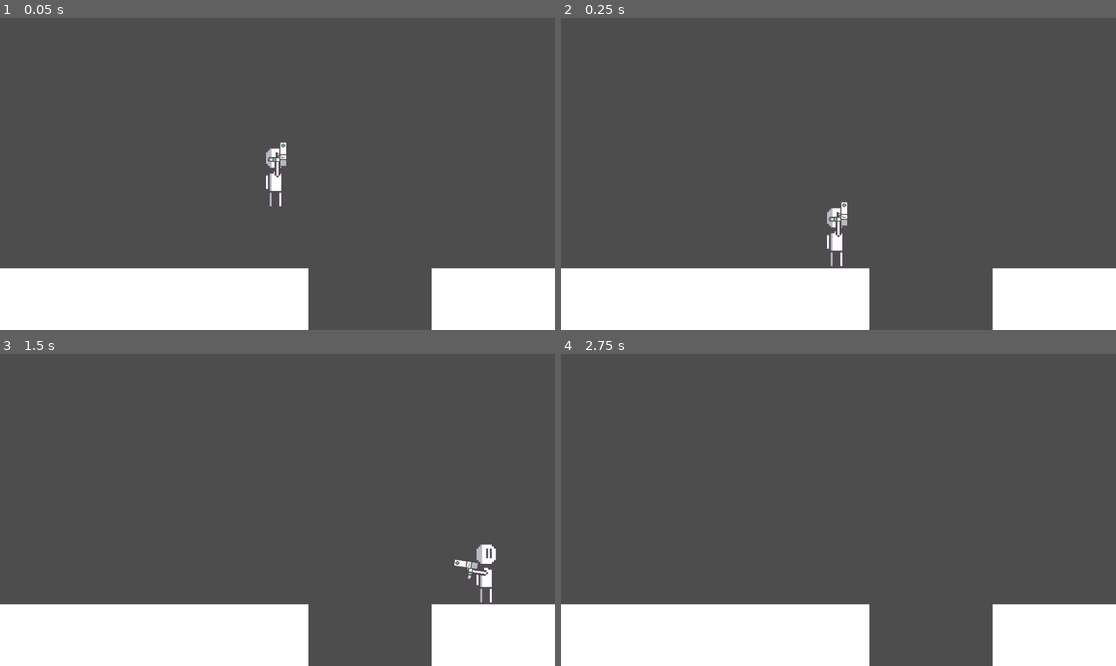
Above: before the commit, frames 1-4 (two rows, left to right).
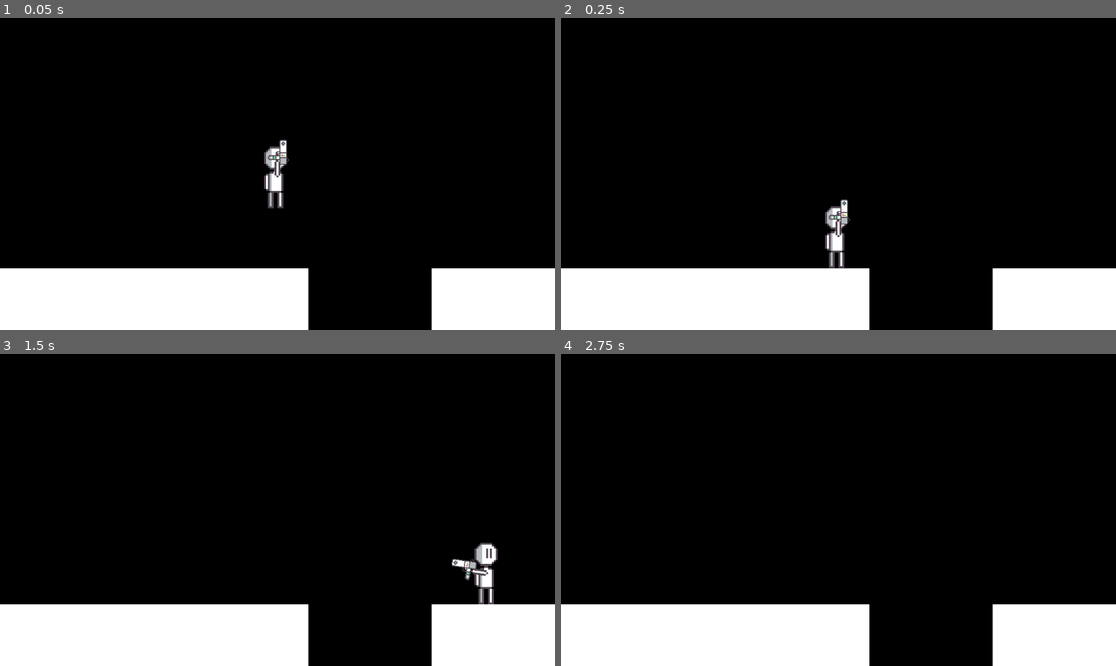
Above: after the commit, the same moments.

Repository: ShellShift/scaleshot
Game: Godot game, scene res://scenes/sandbox.tscn
The game is run twice, just before and just after one commit, with the same random seed, the same clock (stepped at 60 frames per second) and the same inputs.
Inputs (mouse positions are in pixels of both pictures, inside the frame that each line leads up to):
- Up to frame 1 (0.05 s): no input
- Up to frame 2 (0.25 s): no input
- Up to frame 3 (1.5 s): move the mouse to (399, 494) at 0.52 s; press the mouse at (399, 494) at 0.53 s; hold D (right) from 0.53 s (still down); tap Space (jump) at 0.77 s; right-click (399, 494) at 0.8 s; move the mouse to (166, 525) at 1.27 s; release the mouse at (166, 525) at 1.28 s; right-click (166, 525) at 1.35 s
- Up to frame 4 (2.75 s): tap Space (jump) at 1.52 s; click (727, 525) at 1.55 s; move the mouse to (894, 441) at 2.02 s; release D (right) at 2.03 s; press the mouse at (894, 441) at 2.03 s; hold A (left) from 2.03 s (still down); right-click (894, 441) at 2.3 s

The runs differ from the first frame. In frame 1, 84% of the frame differs, in the area x 0-100%, y 0-100%; in frame 2, 84%; in frame 3, 84%; in frame 4, 85%.

Commit message:
Scaler Gun

Diff:
--- a/prefabs/scaler.tscn
+++ b/prefabs/scaler.tscn
@@ -1,28 +1,28 @@
-[gd_scene load_steps=5 format=3 uid="uid://bgsdyjqu4d8ti"]
+[gd_scene load_steps=6 format=3 uid="uid://bgsdyjqu4d8ti"]
 
 [ext_resource type="Texture2D" uid="uid://cylxnxskfh1o7" path="res://graphics/sprites/player_arm.png" id="1_bpn5o"]
 [ext_resource type="Script" path="res://scripts/scaler.gd" id="1_nghk7"]
 [ext_resource type="Texture2D" uid="uid://eu8glqxb4fo" path="res://graphics/sprites/square.png" id="2_e5qu6"]
+[ext_resource type="PackedScene" uid="uid://lra0cua3vyi2" path="res://prefabs/scaler_bullet.tscn" id="2_tqv8e"]
 [ext_resource type="Texture2D" uid="uid://bnhi3aafu4s0l" path="res://graphics/sprites/scaler.png" id="3_i7qu7"]
 
 [node name="Scaler" type="Node2D"]
 script = ExtResource("1_nghk7")
+bullet_prefab = ExtResource("2_tqv8e")
+fire_rate = 1.0
 
 [node name="RightArm" type="Sprite2D" parent="."]
 position = Vector2(5, -0.5)
 rotation = 1.5708
 texture = ExtResource("1_bpn5o")
 
-[node name="Square" type="Sprite2D" parent="."]
-modulate = Color(0.34902, 0.811765, 0.552941, 1)
-position = Vector2(16.5, -3)
+[node name="FirePoint" type="Sprite2D" parent="."]
+modulate = Color(0.372549, 0.619608, 0.627451, 1)
+position = Vector2(17.5, -3)
 scale = Vector2(0.05, 0.05)
 texture = ExtResource("2_e5qu6")
 
 [node name="Gun" type="Sprite2D" parent="."]
-position = Vector2(12, 0)
+position = Vector2(13, 0)
 scale = Vector2(0.5, 0.5)
 texture = ExtResource("3_i7qu7")
-
-[node name="FirePoint" type="Marker2D" parent="."]
-position = Vector2(16, -3)
--- /dev/null
+++ b/prefabs/scaler_bullet.tscn
@@ -0,0 +1,22 @@
+[gd_scene load_steps=4 format=3 uid="uid://lra0cua3vyi2"]
+
+[ext_resource type="Script" path="res://scripts/scaler_bullet.gd" id="1_g1ty8"]
+[ext_resource type="Texture2D" uid="uid://ddx16b3nc4rpq" path="res://graphics/sprites/bullet.png" id="2_ivr50"]
+
+[sub_resource type="CircleShape2D" id="CircleShape2D_6flft"]
+radius = 2.0
+
+[node name="ScalerBullet" type="RigidBody2D"]
+max_contacts_reported = 1
+contact_monitor = true
+script = ExtResource("1_g1ty8")
+speed = 325.0
+
+[node name="Sprite" type="Sprite2D" parent="."]
+scale = Vector2(0.125, 0.125)
+texture = ExtResource("2_ivr50")
+
+[node name="CollisionShape2D" type="CollisionShape2D" parent="."]
+shape = SubResource("CircleShape2D_6flft")
+
+[connection signal="body_entered" from="." to="." method="_on_body_entered"]
--- a/project.godot
+++ b/project.godot
@@ -51,3 +51,4 @@
 [rendering]
 
 textures/canvas_textures/default_texture_filter=0
+environment/defaults/default_clear_color=Color(0, 0, 0, 1)
--- a/scripts/scaler.gd
+++ b/scripts/scaler.gd
@@ -1,7 +1,31 @@
 extends Node2D
 
-func _process(_delta):
+@export var bullet_prefab: PackedScene
+@export var fire_rate: float
+var fire_timer: float
+
+func _process(delta):
+	fire_timer -= delta
+	var alt = Input.is_action_pressed("shoot_alt")
+	if Input.is_action_pressed("shoot") or alt:
+		if fire_timer <= 0:
+			fire_timer = fire_rate
+			shoot(alt)
+			animate_fire_point_color(alt)
 	look_at(get_global_mouse_position())
 	var should_flip = global_rotation > PI/2 or global_rotation < -PI/2
 	$Gun.flip_v = should_flip
-	$Square.position.y = 3 * (1 if should_flip else -1)
+	$FirePoint.position.y = 3 * (1 if should_flip else -1)
+
+func shoot(alt):
+	var bullet = bullet_prefab.instantiate()
+	bullet.decrease = alt
+	bullet.position = $FirePoint.global_position
+	bullet.fire($FirePoint.global_rotation)
+	get_tree().current_scene.add_child(bullet)
+
+func animate_fire_point_color(alt):
+	var color = Color.CORAL if alt else Color.CADET_BLUE
+	var tween = create_tween()
+	$FirePoint.modulate = Color.WHITE
+	tween.tween_property($FirePoint, "modulate", color, fire_rate)
--- /dev/null
+++ b/scripts/scaler_bullet.gd
@@ -0,0 +1,15 @@
+extends RigidBody2D
+
+@export var speed: float
+@export var decrease: bool
+
+func fire(angle):
+	var direction = Vector2(speed, 0).rotated(angle)
+	apply_impulse(direction)
+	rotation = angle
+	$Sprite.modulate = Color.CORAL if decrease else Color.CADET_BLUE
+
+func _on_body_entered(body):
+	if body.has_node("Scalable"):
+		body.get_node("Scalable").scale(decrease)
+	queue_free()
Binary file added: graphics/aseprites/bullet.ase
Renamed: graphics/sprites/player.ase -> graphics/aseprites/player.ase
Renamed: graphics/sprites/player_arms.ase -> graphics/aseprites/player_arms.ase
Renamed: graphics/sprites/scaler.ase -> graphics/aseprites/scaler.ase
Binary file added: graphics/sprites/bullet.png
Not shown, added: graphics/sprites/bullet.png.import
Binary file added: graphics/sprites/circle.png
Not shown, added: graphics/sprites/circle.png.import
Not shown, changed: README.md
